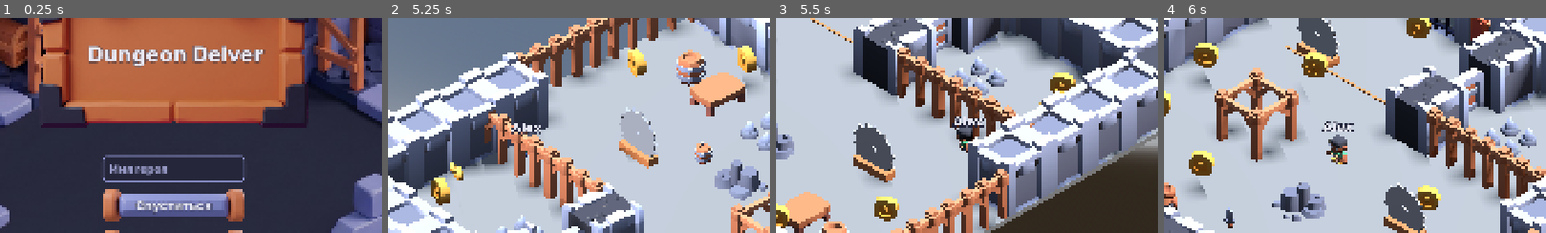
Above: before the commit, frames 1-4 (left to right).
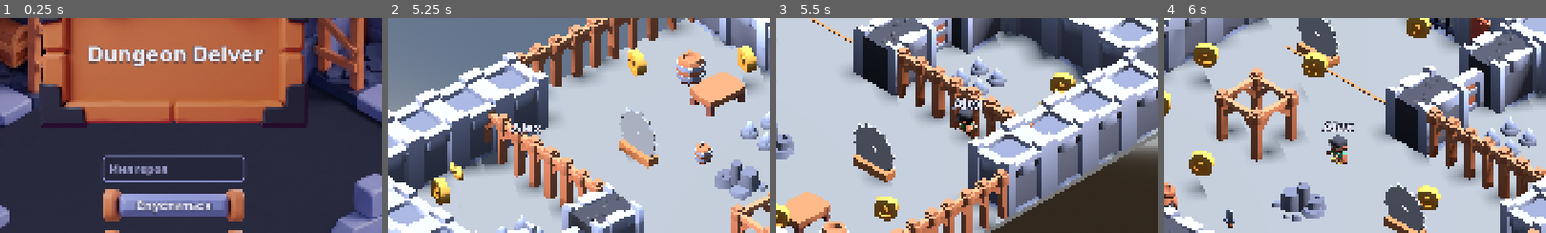
Above: after the commit, the same moments.

Repository: farikgg/godot_assignment
Game: Godot game, scene res://scenes/main_menu.tscn
The game is run twice, just before and just after one commit, with the same random seed, the same clock (stepped at 60 frames per second) and the same inputs.
Inputs (mouse positions are % of the whole screen's width and height, from its top left):
- Up to frame 1 (0.25 s): no input
- Up to frame 2 (5.25 s): click (50, 51) at 0.52 s; type "Alex" at 0.6 s; click "Спуститься" at 1.25 s; move the mouse to (72, 45) at 2.02 s; hold D (move_right) 2.03-2.78 s; hold J (attack) 2.03-2.78 s; click (72, 45) at 2.17 s; tap Space (jump) at 2.27, 2.3, 2.57, 2.85, 3.02, 3.32, 3.8, 4.52, 4.82 s; move the mouse to (30, 55) at 2.77 s; hold S (move_back) 2.78-3.53 s; tap J (attack) at 3.05, 4.55 s; move the mouse to (60, 28) at 3.52 s; hold D (move_right) 3.53-4.28 s; hold J (attack) 3.53-4.28 s; move the mouse to (45, 70) at 4.27 s; hold W (move_forward) 4.28-5.03 s; tap Left (camera_left) at 4.35 s; click (45, 70) at 4.42 s; move the mouse to (80, 65) at 5.02 s; hold A (move_left) from 5.03 s (still down); hold Right (camera_right) from 5.03 s (still down)
- Up to frame 3 (5.5 s): keep holding A (move_left); keep holding Right (camera_right); tap Space (jump) at 5.27, 5.3 s
- Up to frame 4 (6 s): tap Space (jump) at 5.57 s; tap Escape (pause) at 5.65 s; release A (move_left) at 5.75 s; release Right (camera_right) at 5.75 s; click "Начать заново" at 5.75 s
The pictures show only the part of the screen within x 27-77%, y 16-66%; the shares and areas given below are measured in that part.

Frames 1-2 are identical in both runs. In frame 3, 1.2% of the frame differs, in the area x 46-55%, y 37-63%; in frame 4, nothing differs.

Commit message:
A7 stage 2: PlayerInputHandler, event-driven player input
- scripts/input/player_input_handler.gd (class_name PlayerInputHandler),
  a child of the player: in _unhandled_input it stores
  get_action_strength for move_* per source (device type + id; the
  action's strength is the max over sources, so a stick at rest doesn't
  cancel a held key), move = (right - left, back - forward) limited to 1,
  and emits jump_pressed / attack_pressed (no echo, not while paused).
  It keeps tracking releases during pause and clears on focus loss.
- player.gd no longer reads Input: movement from input_handler.move,
  jump on jump_pressed (floor check in the handler), attack on
  attack_pressed -> weapon.try_attack(). sword.gd lost its own
  _unhandled_input. camera_rig.gd and pause_menu.gd already used
  _unhandled_input events.
- tools/test_a6.gd and test_anim.gd restored (deleted in 1cc7562).

Co-Authored-By: Claude Opus 5.5 <noreply@anthropic.com>

Diff:
--- a/scenes/player.tscn
+++ b/scenes/player.tscn
@@ -3,6 +3,7 @@
 [ext_resource type="Script" uid="uid://dbu6vcpp1315k" path="res://scripts/player.gd" id="1_3vyb7"]
 [ext_resource type="Script" path="res://scripts/name_tag.gd" id="2_nametag"]
 [ext_resource type="Script" path="res://scripts/health.gd" id="3_health"]
+[ext_resource type="Script" path="res://scripts/input/player_input_handler.gd" id="6_input"]
 
 [sub_resource type="CapsuleShape3D" id="CapsuleShape3D_body"]
 radius = 0.3
@@ -47,3 +48,6 @@
 
 [node name="HurtSfx" type="AudioStreamPlayer" parent="." unique_id=1771300040]
 max_polyphony = 4
+
+[node name="InputHandler" type="Node" parent="." unique_id=1771300100]
+script = ExtResource("6_input")
--- /dev/null
+++ b/scripts/input/player_input_handler.gd
@@ -0,0 +1,70 @@
+class_name PlayerInputHandler
+extends Node
+## Turns input events into a move vector and jump / attack signals (Unity PlayerInput + Send Messages).
+## Keyboard, gamepad and the on-screen controls all arrive as events, so they are handled the same way.
+
+signal jump_pressed
+signal attack_pressed
+
+const MOVE_LEFT: StringName = &"move_left"
+const MOVE_RIGHT: StringName = &"move_right"
+const MOVE_FORWARD: StringName = &"move_forward"
+const MOVE_BACK: StringName = &"move_back"
+const MOVE_ACTIONS: Array[StringName] = [MOVE_LEFT, MOVE_RIGHT, MOVE_FORWARD, MOVE_BACK]
+
+## Movement on the ground plane: x = right, y = back; length 0..1. Read-only from outside.
+var move: Vector2:
+	get:
+		return _move
+	set(_value):
+		push_error("PlayerInputHandler.move is read-only")
+
+var _move: Vector2 = Vector2.ZERO
+# action -> {source -> strength}; one entry per device type so a stick at rest
+# doesn't cancel a key that is still held for the same action
+var _strengths: Dictionary = {}
+
+func _ready() -> void:
+	# keep tracking releases while paused, or a key let go during the pause would stick
+	process_mode = Node.PROCESS_MODE_ALWAYS
+	for action in MOVE_ACTIONS:
+		_strengths[action] = {}
+
+func _notification(what: int) -> void:
+	if what == NOTIFICATION_APPLICATION_FOCUS_OUT:
+		release_all()
+
+func _unhandled_input(event: InputEvent) -> void:
+	var changed: bool = false
+	for action in MOVE_ACTIONS:
+		if event.is_action(action):
+			(_strengths[action] as Dictionary)[_source_of(event)] = event.get_action_strength(action)
+			changed = true
+	if changed:
+		_recompute()
+	if get_tree().paused:
+		return
+	if event.is_action_pressed(&"jump", false):
+		jump_pressed.emit()
+	if event.is_action_pressed(&"attack", false):
+		attack_pressed.emit()
+
+## Drops every held direction (focus lost, scene change).
+func release_all() -> void:
+	for action in MOVE_ACTIONS:
+		(_strengths[action] as Dictionary).clear()
+	_move = Vector2.ZERO
+
+func _strength(action: StringName) -> float:
+	var best: float = 0.0
+	for value: float in (_strengths[action] as Dictionary).values():
+		best = maxf(best, value)
+	return best
+
+func _recompute() -> void:
+	_move = Vector2(
+		_strength(MOVE_RIGHT) - _strength(MOVE_LEFT),
+		_strength(MOVE_BACK) - _strength(MOVE_FORWARD)).limit_length(1.0)
+
+func _source_of(event: InputEvent) -> String:
+	return "%s:%d" % [event.get_class(), event.device]
--- a/scripts/player.gd
+++ b/scripts/player.gd
@@ -17,6 +17,7 @@
 @onready var health: Health = $Health
 @onready var hurtbox: Area3D = $Hurtbox
 @onready var hurt_sfx: AudioStreamPlayer = $HurtSfx
+@onready var input_handler: PlayerInputHandler = $InputHandler
 
 var _data: CharacterData
 var _model: Node3D
@@ -33,12 +34,15 @@
 func _ready() -> void:
 	assert(health != null, "Player needs a Health child")
 	assert(visual != null, "Player needs a Visual child")
+	assert(input_handler != null, "Player needs a PlayerInputHandler child")
 	_build_model()
 	hurt_sfx.stream = Sfx.load_stream(hurt_sound_path)
 	health.died.connect(_on_died)
 	health.changed.connect(_on_health_changed)
 	_last_hp = health.current
 	hurtbox.body_entered.connect(_on_hurtbox_body_entered)
+	input_handler.jump_pressed.connect(_on_jump_pressed)
+	input_handler.attack_pressed.connect(_on_attack_pressed)
 
 func _build_model() -> void:
 	_data = Roster.get_by_id(Profile.character_id)
@@ -71,10 +75,8 @@
 	_knockback_left = maxf(_knockback_left - delta, 0.0)
 
 	var direction := Vector3.ZERO
-	if not _is_dead and _knockback_left <= 0.0:
-		if is_on_floor() and Input.is_action_just_pressed("jump"):
-			velocity.y = jump_velocity
-		var input_dir: Vector2 = Input.get_vector("move_left", "move_right", "move_forward", "move_back")
+	if _can_act():
+		var input_dir: Vector2 = input_handler.move
 		direction = Vector3(input_dir.x, 0.0, input_dir.y)
 		var camera: Camera3D = get_viewport().get_camera_3d()
 		if camera != null:
@@ -91,6 +93,17 @@
 		visual.rotation.y = lerp_angle(visual.rotation.y, target_yaw, 1.0 - exp(-turn_speed * delta))
 	if not _action_playing and not _is_dead:
 		_play_locomotion()
+
+func _can_act() -> bool:
+	return not _is_dead and _knockback_left <= 0.0
+
+func _on_jump_pressed() -> void:
+	if _can_act() and is_on_floor():
+		velocity.y = jump_velocity
+
+func _on_attack_pressed() -> void:
+	if has_weapon() and _weapon.has_method("try_attack"):
+		_weapon.call("try_attack")
 
 ## Unit vector the character faces on the ground plane.
 func get_facing() -> Vector3:
--- a/scripts/weapons/sword.gd
+++ b/scripts/weapons/sword.gd
@@ -1,5 +1,6 @@
 extends Node3D
 ## Sword in the hero's right hand: cooldown, attack animation, Slash hitbox.
+## The player calls try_attack() on its input handler's attack_pressed signal.
 
 ## Blade of weapon-sword.glb from the guard to the tip, model units.
 const BLADE_LENGTH: float = 0.348
@@ -63,11 +64,6 @@
 	var z_axis: Vector3 = x_axis.cross(y_axis).normalized()
 	return Basis(x_axis, y_axis, z_axis)
 
-func _unhandled_input(event: InputEvent) -> void:
-	if event.is_action_pressed("attack", false):
-		if try_attack():
-			get_viewport().set_input_as_handled()
-
 func try_attack() -> bool:
 	var health: Health = _player.get_node_or_null("Health") as Health
 	if health != null and health.is_dead():
--- /dev/null
+++ b/tools/test_a6.gd
@@ -0,0 +1,312 @@
+extends SceneTree
+## Assignment 6 checks: Health, Hazard hierarchy, Spawner limit, Slash lifetime,
+## the CharacterBody3D hero, roster fallback and profile migration.
+## Run: godot --headless --path . -s tools/test_a6.gd   (exit code 0 = all PASS, 1 = any FAIL)
+
+const HAZARD_SCENES: Dictionary = {
+	"Rock": "res://scenes/hazards/rock.tscn",
+	"BombHazard": "res://scenes/hazards/bomb.tscn",
+	"Potion": "res://scenes/hazards/potion.tscn",
+}
+const SPAWNER_SCRIPT: String = "res://scripts/spawner.gd"
+const SLASH_SCENE: String = "res://scenes/weapons/slash.tscn"
+const PLAYER_SCENE: String = "res://scenes/player.tscn"
+const SCRATCH_PROFILE: String = "user://test_a6_profile.cfg"
+const SWORD_SCENE: String = "res://scenes/weapons/sword.tscn"
+const WATCHDOG_SECONDS: float = 45.0
+
+class WeaponTarget extends StaticBody3D:
+	var hits: int = 0
+	func hit_by_weapon(_damage: int = 1) -> void:
+		hits += 1
+
+var _failures: int = 0
+
+func _initialize() -> void:
+	create_timer(WATCHDOG_SECONDS, true, false, true).timeout.connect(_on_watchdog)
+	_run.call_deferred()
+
+func _on_watchdog() -> void:
+	_check("finished before watchdog", false, "%.0f s" % WATCHDOG_SECONDS)
+	quit(1)
+
+func _check(label: String, ok: bool, detail: String = "") -> void:
+	if not ok:
+		_failures += 1
+	print("%s  %s%s" % ["PASS" if ok else "FAIL", label, ("  (" + detail + ")") if detail != "" else ""])
+
+func _run() -> void:
+	await _test_health()
+	_test_hazard_classes()
+	await _test_spawner()
+	await _test_slash()
+	await _test_player()
+	_test_roster_fallback()
+	_test_profile_migration()
+	var code: int = 1 if _failures > 0 else 0
+	print("RESULT: %s, %d failure(s), exit code %d" % ["PASS" if code == 0 else "FAIL", _failures, code])
+	quit(code)
+
+func _test_health() -> void:
+	var holder := Node3D.new()
+	var mesh := Node3D.new()
+	mesh.name = "Mesh"
+	holder.add_child(mesh)
+	var health := Health.new()
+	health.max_hp = 3
+	health.invincible_time = 0.3
+	health.blink_interval = 0.05
+	health.blink_target = NodePath("../Mesh")
+	holder.add_child(health)
+	root.add_child(holder)
+
+	var changes: Array[int] = []
+	var deaths: Array[int] = [0]
+	health.changed.connect(func(current: int, _max_hp: int) -> void: changes.append(current))
+	health.died.connect(func() -> void: deaths[0] += 1)
+
+	_check("Health starts at max_hp", health.current == 3, "current=%d" % health.current)
+	health.take_damage(1)
+	_check("take_damage lowers HP and emits changed", health.current == 2 and changes == [2], "current=%d changes=%s" % [health.current, changes])
+	health.take_damage(1)
+	_check("damage ignored while invincible", health.current == 2 and health.is_invincible(), "current=%d" % health.current)
+	health.heal(5)
+	_check("heal is capped at max_hp", health.current == 3, "current=%d" % health.current)
+
+	var toggled: bool = false
+	for i in 4:
+		await create_timer(0.05).timeout
+		if not mesh.visible:
+			toggled = true
+	await create_timer(0.4).timeout
+	_check("invincibility blinks the target and ends visible", toggled and mesh.visible and not health.is_invincible(),
+		"toggled=%s visible=%s invincible=%s" % [toggled, mesh.visible, health.is_invincible()])
+
+	health.take_damage(5)
+	_check("died emitted once at 0 HP", deaths[0] == 1 and health.current == 0 and health.is_dead(), "deaths=%d current=%d" % [deaths[0], health.current])
+	health.heal(1)
+	health.take_damage(1)
+	_check("no heal or damage after death", health.current == 0 and deaths[0] == 1, "current=%d deaths=%d" % [health.current, deaths[0]])
+	holder.queue_free()
+
+func _test_hazard_classes() -> void:
+	for class_label: String in HAZARD_SCENES:
+		var scene: PackedScene = load(HAZARD_SCENES[class_label]) as PackedScene
+		if scene == null:
+			_check("%s scene loads" % class_label, false, HAZARD_SCENES[class_label])
+			continue
+		var node: Node = scene.instantiate()
+		var script: Script = node.get_script() as Script
+		var name_ok: bool = script != null and script.get_global_name() == StringName(class_label)
+		_check("%s is a Hazard" % class_label, node is Hazard and name_ok,
+			"is Hazard=%s class=%s" % [node is Hazard, script.get_global_name() if script != null else "none"])
+		node.free()
+
+func _test_spawner() -> void:
+	var world := Node3D.new()
+	root.add_child(world)
+	var spawner := Node3D.new()
+	spawner.set_script(load(SPAWNER_SCRIPT))
+	spawner.set("hazard_scenes", [load(HAZARD_SCENES["Rock"]) as PackedScene] as Array[PackedScene])
+	spawner.set("spawn_weights", [1.0] as Array[float])
+	spawner.set("max_alive", 3)
+	spawner.set("interval", 100.0)
+	spawner.set("telegraph_time", 0.2)
+	spawner.set("rumble_sound_path", "")
+	world.add_child(spawner)
+	await process_frame
+	var started: int = 0
+	for i in 10:
+		if spawner.call("spawn_one"):
+			started += 1
+	var pending: int = spawner.call("alive_count")
+	await create_timer(0.4).timeout
+	var alive: int = get_nodes_in_group("hazard").size()
+	_check("spawner respects max_alive (telegraphed drops count)", started == 3 and pending == 3 and alive == 3,
+		"started=%d pending=%d alive=%d (max 3)" % [started, pending, alive])
+	world.queue_free()
+	await process_frame
+	await _test_spawn_weights()
+
+func _make_spawner(world: Node3D, scenes: Array[PackedScene], weights: Array[float]) -> Node3D:
+	var spawner := Node3D.new()
+	spawner.set_script(load(SPAWNER_SCRIPT))
+	spawner.set("hazard_scenes", scenes)
+	spawner.set("spawn_weights", weights)
+	spawner.set("max_alive", 50)
+	spawner.set("interval", 100.0)
+	spawner.set("telegraph_time", 0.05)
+	spawner.set("rumble_sound_path", "")
+	world.add_child(spawner)
+	return spawner
+
+func _test_spawn_weights() -> void:
+	var scenes: Array[PackedScene] = [
+		load(HAZARD_SCENES["BombHazard"]) as PackedScene,
+		load(HAZARD_SCENES["Rock"]) as PackedScene,
+		load(HAZARD_SCENES["Potion"]) as PackedScene,
+	]
+	var world := Node3D.new()
+	root.add_child(world)
+	var spawner: Node3D = _make_spawner(world, scenes, [1.0, 0.0, 0.0] as Array[float])
+	await process_frame
+	for i in 12:
+		spawner.call("spawn_one")
+	await create_timer(0.3).timeout
+	var kinds: Dictionary = {}
+	for hazard in get_nodes_in_group("hazard"):
+		kinds[(hazard.get_script() as Script).get_global_name()] = true
+	_check("weights 1/0/0 spawn only powder kegs", kinds.keys() == [&"BombHazard"], "spawned kinds=%s" % [kinds.keys()])
+	world.queue_free()
+	await process_frame
+
+	# a broken table is reported and the spawner stays idle (the ERROR line below is expected)
+	print("  (expected ERROR: 2 weights for 3 scenes)")
+	var broken_world := Node3D.new()
+	root.add_child(broken_world)
+	var broken: Node3D = _make_spawner(broken_world, scenes, [1.0, 0.0] as Array[float])
+	await process_frame
+	var started: bool = broken.call("spawn_one")
+	_check("mismatched weights stop the spawner without crashing", not broken.call("is_valid") and not started,
+		"valid=%s spawn_one=%s" % [broken.call("is_valid"), started])
+	broken_world.queue_free()
+	await process_frame
+
+func _test_slash() -> void:
+	var world := Node3D.new()
+	root.add_child(world)
+	var target := WeaponTarget.new()
+	var shape := CollisionShape3D.new()
+	shape.shape = SphereShape3D.new()
+	target.add_child(shape)
+	world.add_child(target)
+	await physics_frame
+	# the target is already inside when the slash appears
+	var slash: Slash = (load(SLASH_SCENE) as PackedScene).instantiate() as Slash
+	world.add_child(slash)
+	for i in 6:
+		await physics_frame
+	_check("slash hits a body already inside exactly once", target.hits == 1, "hits=%d" % target.hits)
+	await create_timer(0.3).timeout
+	_check("slash frees itself after its lifetime", not is_instance_valid(slash), "lifetime=0.15 s")
+	world.queue_free()
+
+func _test_player() -> void:
+	var world := Node3D.new()
+	root.add_child(world)
+	current_scene = world
+	var floor_body := StaticBody3D.new()
+	var floor_shape := CollisionShape3D.new()
+	var box := BoxShape3D.new()
+	box.size = Vector3(20, 0.2, 20)
+	floor_shape.shape = box
+	floor_body.add_child(floor_shape)
+	floor_body.position.y = -0.1
+	world.add_child(floor_body)
+	var player: Node = (load(PLAYER_SCENE) as PackedScene).instantiate()
+	world.add_child(player)
+	var body: CharacterBody3D = player as CharacterBody3D
+	var health: Health = player.get_node_or_null("Health") as Health
+	_check("player is a CharacterBody3D in group player with Health and Hurtbox",
+		body != null and player.is_in_group("player") and health != null and player.get_node_or_null("Hurtbox") is Area3D,
+		"class=%s" % player.get_class())
+	if body == null or health == null:
+		world.queue_free()
+		return
+	var visual: Node = player.get_node("Visual")
+	_check("Visual holds the roster model", visual.get_child_count() > 0, "children=%d" % visual.get_child_count())
+	for i in 10:
+		await physics_frame
+	_check("player stands on the floor", body.is_on_floor(), "y=%.2f" % body.global_position.y)
+
+	_check("player starts without a weapon", not player.call("has_weapon"), "")
+	_press("attack")
+	for i in 3:
+		await physics_frame
+	_check("attack before the pickup creates no Slash", _count_slashes(world) == 0, "slashes=%d" % _count_slashes(world))
+	player.call("equip_weapon", load(SWORD_SCENE) as PackedScene)
+	await process_frame
+	await process_frame
+	_press("attack")
+	for i in 3:
+		await physics_frame
+	_check("attack after equip_weapon creates a Slash", player.call("has_weapon") and _count_slashes(world) == 1,
+		"has_weapon=%s slashes=%d" % [player.call("has_weapon"), _count_slashes(world)])
+
+	# an enemy touching the hurtbox costs 1 HP and pushes the player away
+	var enemy := StaticBody3D.new()
+	enemy.add_to_group("enemy")
+	var enemy_shape := CollisionShape3D.new()
+	enemy_shape.shape = SphereShape3D.new()
+	enemy.add_child(enemy_shape)
+	world.add_child(enemy)
+	enemy.global_position = body.global_position + Vector3(0.7, 0.6, 0)
+	for i in 4:
+		await physics_frame
+	_check("enemy contact damages and knocks back", health.current == health.max_hp - 1 and body.velocity.x < 0.0,
+		"hp=%d vel.x=%.2f" % [health.current, body.velocity.x])
+	enemy.queue_free()
+
+	# hazards still find the CharacterBody3D through body_entered
+	await create_timer(health.invincible_time + 0.2).timeout
+	var rock: Hazard = (load(HAZARD_SCENES["Rock"]) as PackedScene).instantiate() as Hazard
+	world.add_child(rock)
+	rock.global_position = body.global_position + Vector3(0, 2.5, 0)
+	for i in 60:
+		await physics_frame
+	_check("a rock hits the CharacterBody3D player", health.current == health.max_hp - 2, "hp=%d" % health.current)
+	current_scene = null
+	world.queue_free()
+	await process_frame
+
+func _test_roster_fallback() -> void:
+	var roster: Node = root.get_node_or_null("Roster")
+	if roster == null:
+		_check("Roster autoload present", false)
+		return
+	var first: CharacterData = roster.call("first")
+	var fallback: CharacterData = roster.call("get_by_id", &"no_such_hero")
+	_check("Roster.get_by_id falls back to the first hero", first != null and fallback == first,
+		"first=%s fallback=%s" % [first.id if first else "none", fallback.id if fallback else "none"])
+
+func _test_profile_migration() -> void:
+	var profile: Node = root.get_node_or_null("Profile")
+	var roster: Node = root.get_node_or_null("Roster")
+	if profile == null or roster == null:
+		_check("Profile and Roster autoloads present", false)
+		return
+	var original_path: String = profile.get("save_path")
+	var old := ConfigFile.new()
+	old.set_value("profile", "player_name", "Old Hero")
+	old.set_value("profile", "ball_color_index", 2)
+	old.save(SCRATCH_PROFILE)
+	profile.set("save_path", SCRATCH_PROFILE)
+	profile.call("reload")
+	var first_id: StringName = (roster.call("first") as CharacterData).id
+	var migrated := ConfigFile.new()
+	migrated.load(SCRATCH_PROFILE)
+	_check("Profile migrates the old ball colour save to the first hero",
+		profile.get("character_id") == first_id and profile.get("player_name") == "Old Hero"
+			and migrated.get_value("profile", "character_id", "") == String(first_id)
+			and not migrated.has_section_key("profile", "ball_color_index"),
+		"character_id=%s name=%s" % [profile.get("character_id"), profile.get("player_name")])
+	DirAccess.remove_absolute(ProjectSettings.globalize_path(SCRATCH_PROFILE))
+	profile.set("save_path", original_path)
+	profile.call("reload")
+
+func _press(action: String) -> void:
+	var down := InputEventAction.new()
+	down.action = action
+	down.pressed = true
+	Input.parse_input_event(down)
+	var up := InputEventAction.new()
+	up.action = action
+	up.pressed = false
+	Input.parse_input_event(up)
+
+func _count_slashes(parent: Node) -> int:
+	var count: int = 0
+	for child in parent.get_children():
+		if child is Slash:
+			count += 1
+	return count
--- /dev/null
+++ b/tools/test_anim.gd
@@ -0,0 +1,133 @@
+extends SceneTree
+## Animation smoke test for map.tscn.
+## Run: godot --headless --path . -s tools/test_anim.gd   (exit code 0 = all PASS, 1 = any FAIL)
+
+const MAP_SCENE: String = "res://scenes/map.tscn"
+const LOOP_CLIPS: Array[StringName] = [&"spin_bob", &"spin", &"patrol", &"pulse"]
+# locked gate open height: iron fence 0.879 m x2 + 0.3 clearance
+const GATE_OPEN_Y: float = 2.058
+const SAMPLE_GAP: float = 0.5
+const POSITION_TOLERANCE: float = 0.01
+
+var _failures: int = 0
+
+func _initialize() -> void:
+	_run.call_deferred()
+
+func _check(label: String, ok: bool, detail: String = "") -> void:
+	if not ok:
+		_failures += 1
+	print("%s  %s%s" % ["PASS" if ok else "FAIL", label, ("  (" + detail + ")") if detail != "" else ""])
+
+func _physics_frames(count: int) -> void:
+	for i in count:
+		await physics_frame
+
+func _run() -> void:
+	var map: Node3D = (load(MAP_SCENE) as PackedScene).instantiate() as Node3D
+	root.add_child(map)
+
+	await _test_gate(map)
+	await _test_motion(map)
+	_test_loops(map)
+	_test_callback_modes(map)
+
+	var code: int = 1 if _failures > 0 else 0
+	print("RESULT: %s, %d failure(s), exit code %d" % ["PASS" if code == 0 else "FAIL", _failures, code])
+	quit(code)
+
+func _test_gate(map: Node3D) -> void:
+	var gate: Node = map.get_node_or_null("LockedGate")
+	var body: Node3D = map.get_node_or_null("LockedGate/Body") as Node3D
+	if gate == null or body == null:
+		_check("locked gate: LockedGate/Body found", false)
+		return
+	await _physics_frames(30)
+	var closed_y: float = body.position.y
+	_check("locked gate closed after 30 physics frames", absf(closed_y) < POSITION_TOLERANCE, "y=%.3f" % closed_y)
+	gate.call("open")
+	await _physics_frames(60)
+	var open_y: float = body.position.y
+	_check("locked gate raised 60 frames after open()", absf(open_y - GATE_OPEN_Y) < POSITION_TOLERANCE, "y=%.3f" % open_y)
+
+func _sample(map: Node3D) -> Dictionary:
+	var coin: Node3D = null
+	for node in map.get_tree().get_nodes_in_group("coins"):
+		coin = node as Node3D
+		break
+	var coin_model: Node3D = coin.get_node_or_null("Model") as Node3D if coin != null else null
+	var key_model: Node3D = map.get_node_or_null("KeyPickup/Model") as Node3D
+	var saw: Node3D = map.get_node_or_null("Enemies/Saw/Body/Blade") as Node3D
+	var patrol_body: Node3D = map.get_node_or_null("Enemies/SawPatrol/Body") as Node3D
+	var patrol_blade: Node3D = map.get_node_or_null("Enemies/SawPatrol/Body/Blade") as Node3D
+	var pulse: Node3D = map.get_node_or_null("Exit/PulseZone/Disc") as Node3D
+	return {
+		"coin": Vector2(coin_model.rotation_degrees.y, coin_model.position.y) if coin_model != null else null,
+		"key": Vector2(key_model.rotation_degrees.y, key_model.position.y) if key_model != null else null,
+		"saw spin": saw.rotation_degrees.z if saw != null else null,
+		"patrol saw spin": patrol_blade.rotation_degrees.z if patrol_blade != null else null,
+		"patrol saw move": patrol_body.position.x if patrol_body != null else null,
+		"pulse": pulse.scale.x if pulse != null else null,
+	}
+
+func _test_motion(map: Node3D) -> void:
+	var first: Dictionary = _sample(map)
+	await create_timer(SAMPLE_GAP).timeout
+	var second: Dictionary = _sample(map)
+	for key: String in first:
+		var a: Variant = first[key]
+		var b: Variant = second[key]
+		if a == null or b == null:
+			_check("%s animates" % key, false, "node not found")
+		else:
+			_check("%s animates" % key, a != b, "%s -> %s" % [a, b])
+
+func _all_mixers(map: Node) -> Array[AnimationMixer]:
+	var out: Array[AnimationMixer] = []
+	for node in map.find_children("*", "AnimationMixer", true, false):
+		out.append(node as AnimationMixer)
+	return out
+
+func _test_loops(map: Node3D) -> void:
+	var found: Dictionary = {}
+	for mixer in _all_mixers(map):
+		var player: AnimationPlayer = mixer as AnimationPlayer
+		if player == null:
+			continue
+		for clip: StringName in player.get_animation_list():
+			if clip in LOOP_CLIPS and not found.has(clip):
+				found[clip] = true
+				var anim: Animation = player.get_animation(clip)
+				_check("%s loop_mode = Linear" % clip, anim.loop_mode == Animation.LOOP_LINEAR, "loop_mode=%d" % anim.loop_mode)
+				_check("%s autoplay" % clip, player.autoplay == clip, "autoplay=%s" % player.autoplay)
+	for clip in LOOP_CLIPS:
+		if not found.has(clip):
+			_check("%s present" % clip, false, "clip not found in map")
+
+func _animation_source(mixer: AnimationMixer) -> AnimationPlayer:
+	if mixer is AnimationPlayer:
+		return mixer as AnimationPlayer
+	if mixer is AnimationTree:
+		return mixer.get_node_or_null((mixer as AnimationTree).anim_player) as AnimationPlayer
+	return null
+
+func _moves_animatable_body(mixer: AnimationMixer) -> bool:
+	var source: AnimationPlayer = _animation_source(mixer)
+	var root_node: Node = mixer.get_node_or_null(mixer.root_node)
+	if source == null or root_node == null:
+		return false
+	for clip: StringName in source.get_animation_list():
+		var anim: Animation = source.get_animation(clip)
+		for track in anim.get_track_count():
+			var path: NodePath = anim.track_get_path(track)
+			var target: Node = root_node.get_node_or_null(NodePath(path.get_concatenated_names()))
+			if target is AnimatableBody3D:
+				return true
+	return false
+
+func _test_callback_modes(map: Node3D) -> void:
+	for mixer in _all_mixers(map):
+		if _moves_animatable_body(mixer):
+			_check("%s callback_mode_process = Physics" % map.get_path_to(mixer),
+				mixer.callback_mode_process == AnimationMixer.ANIMATION_CALLBACK_MODE_PROCESS_PHYSICS,
+				"mode=%d" % mixer.callback_mode_process)
Not shown, added: scripts/input/player_input_handler.gd.uid
